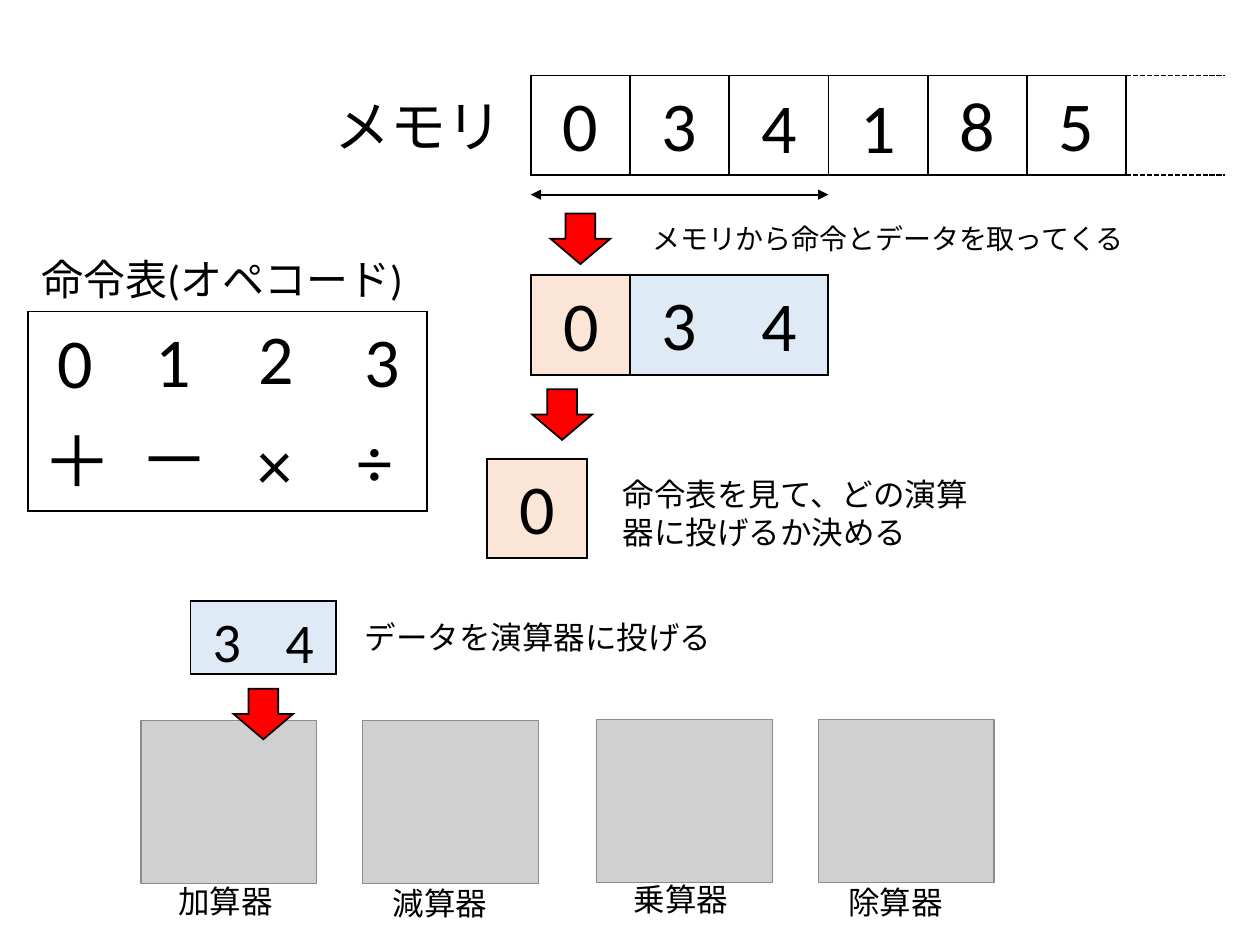
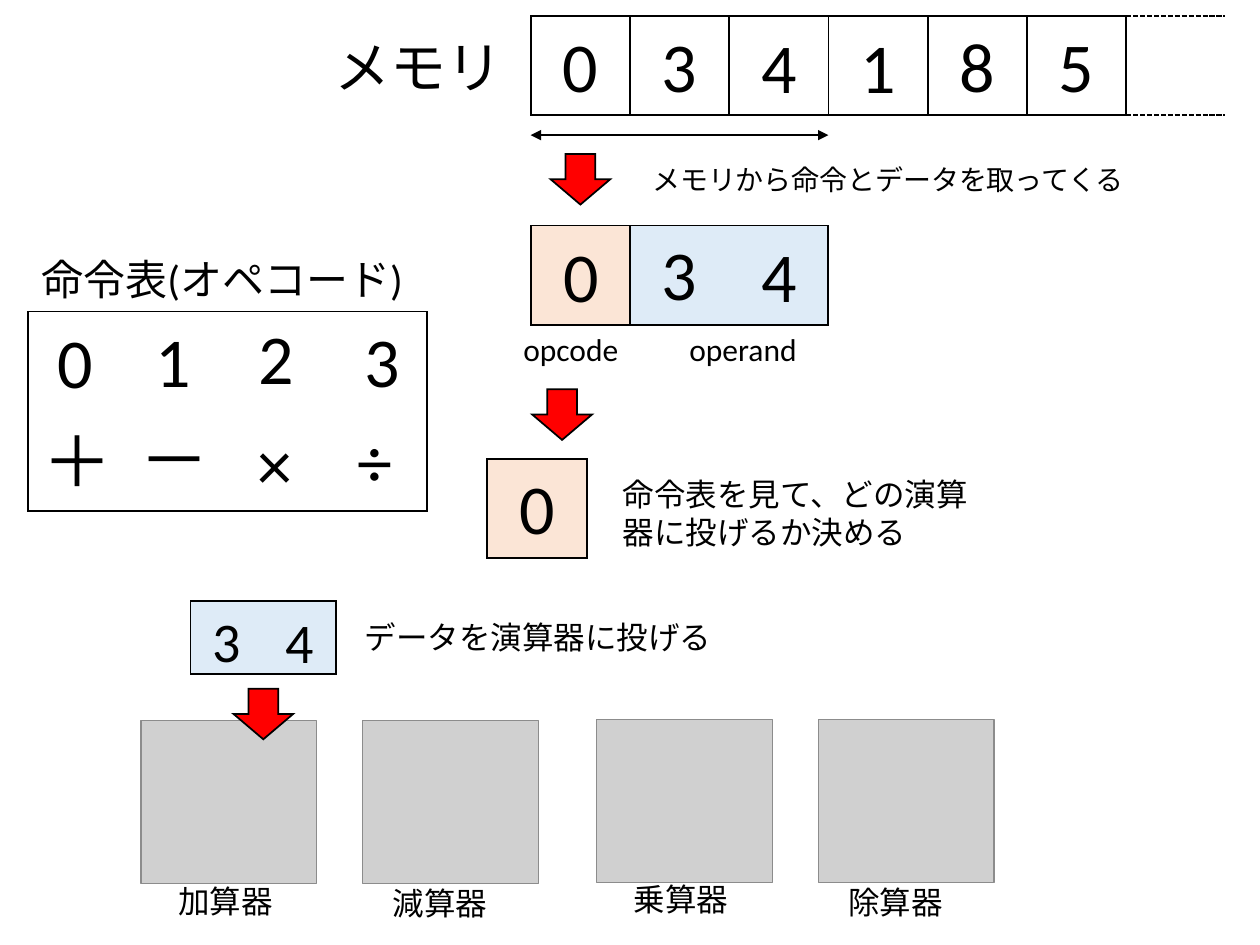
Before and after one commit to kaityo256/python_zero, a slide deck: slide 1 of howtowork/fig.pptx. Drawn at 1260x945 pixels with LibreOffice and Linux fonts; fonts in the diff are those of the drawing; grey boxes stand for pictures. Boxes give left, top, right and bottom in pixels: in the first picture for what was removed or moved away, otherwise in the second. Text is boxed around its words. In the diff, an @@ line names an element or a change of style, - is before the commit and + after.

```diff
--- a/howtowork/fig.pptx
+++ b/howtowork/fig.pptx
@@ 8 texts, 8 lines, 1 down arrow, 1 rectangle, 1 double arrow: place and size @@
-8 texts, 8 lines, 1 down arrow, 1 rectangle, 1 double arrow at <box>335,76,1225,263</box>
+8 texts, 8 lines, 1 down arrow, 1 rectangle, 1 double arrow at <box>335,16,1225,204</box>
@@ 3 texts, 2 rectangles: place and size @@
-3 texts, 2 rectangles at <box>530,275,828,374</box>
+3 texts, 2 rectangles at <box>530,226,828,325</box>
@@ text added at <box>523,339,618,366</box>, 18 pt, text #000000 @@
+opcode
@@ text added at <box>689,339,796,366</box>, 18 pt, text #000000 @@
+operand
```
Also in this commit, not shown: 1 other file.
